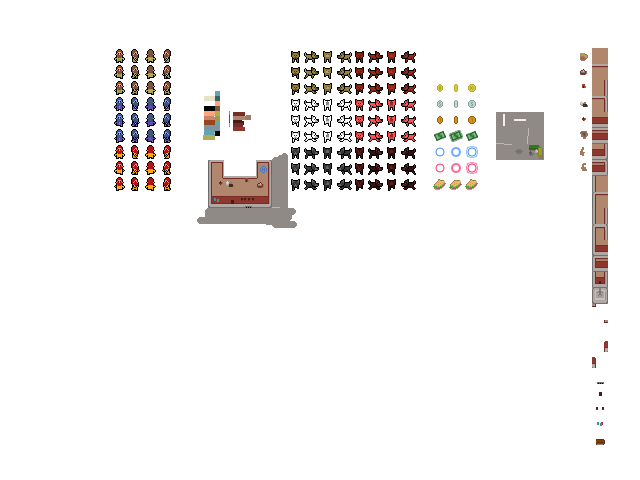
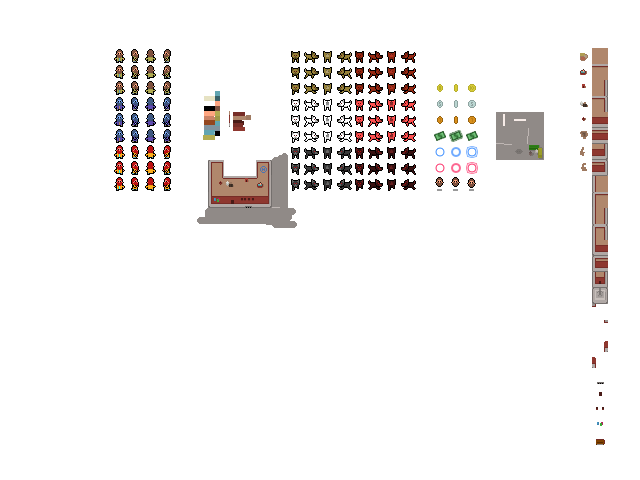
The second 640 x 480 image is a revision of the first. Changes to its layers:
renamed "Layer 8 copy" to "Layer 3 copy", painted on it over (x1=433, y1=177, x2=478, y2=191)
